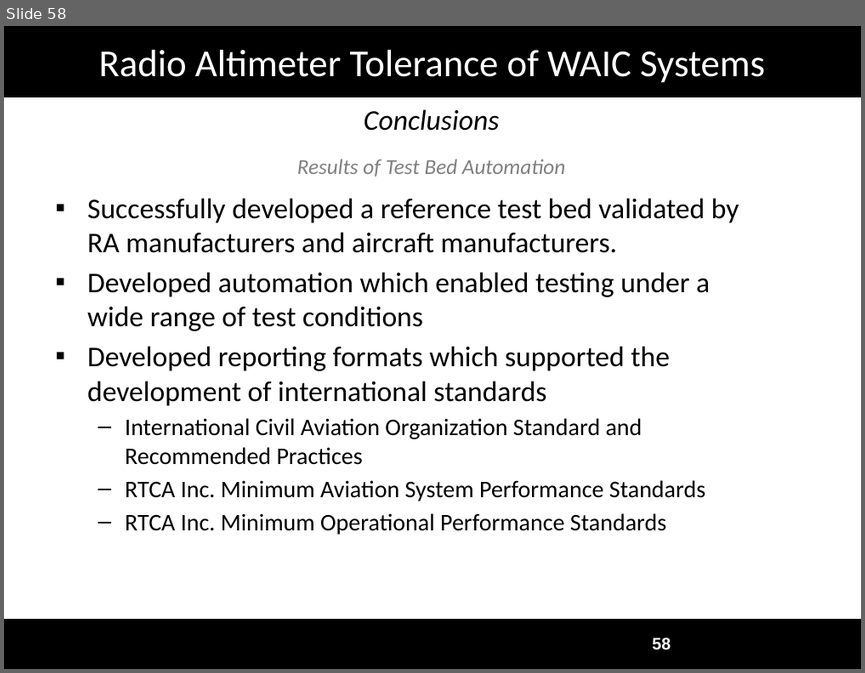
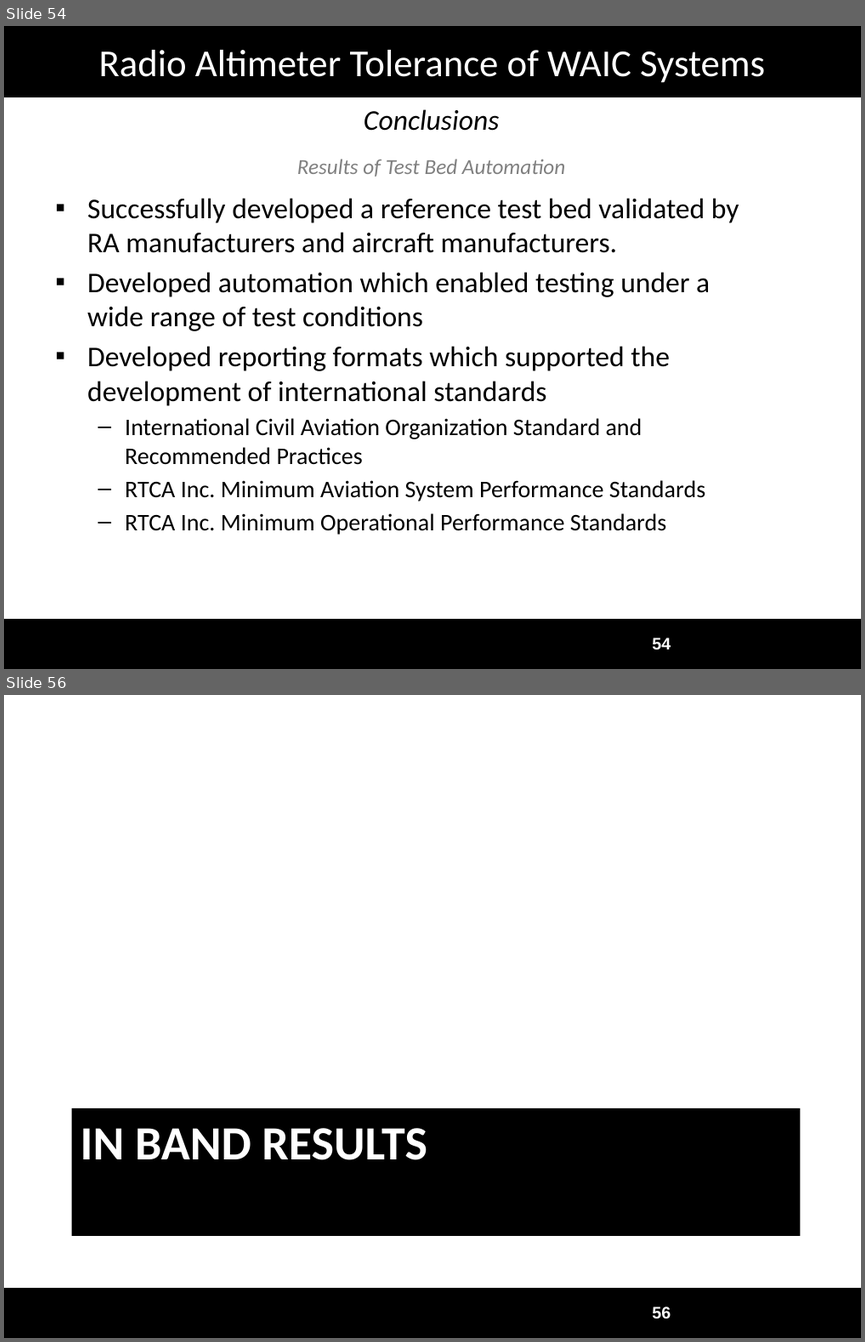
Before and after one commit to joshruff/masters_thesis, a slide deck: data/Defense_Presentation.pptx. Shown one above the other, each under a label of ours: slide 58 before the commit, slides 54 and 56 after it; the slides between them are not shown. The pictures are 865x673 and 865x1342 pixels, drawn with LibreOffice and Linux fonts; fonts in the diff are those of the drawing; background and template pictures are left out. Boxes give left, top, right and bottom in pixels: in the first picture for what was removed or moved away, otherwise in the second. Text is boxed around its words. In the diff, an @@ line names an element or a change of style, - is before the commit and + after.

```diff
--- a/data/Defense_Presentation.pptx
+++ b/data/Defense_Presentation.pptx
@@ slide 56 added at bbox=[4, 695, 861, 1338], background #FFFFFF; not listed: 1 template element that a slide beside it also shows @@
@@ title added at bbox=[72, 1108, 800, 1236], fill #000000, 40 pt, text #FFFFFF, bold @@
+IN BAND RESULTS
@@ page number added at bbox=[652, 1306, 670, 1318], 14 pt, text #FFFFFF, bold @@
+56
@@ what was slide 58 is now slide 54 @@
@@ page number at bbox=[652, 637, 670, 650]: text changed @@
-58
+54
```
Also in this commit, not shown: 3 slides changed, 10 other files.
